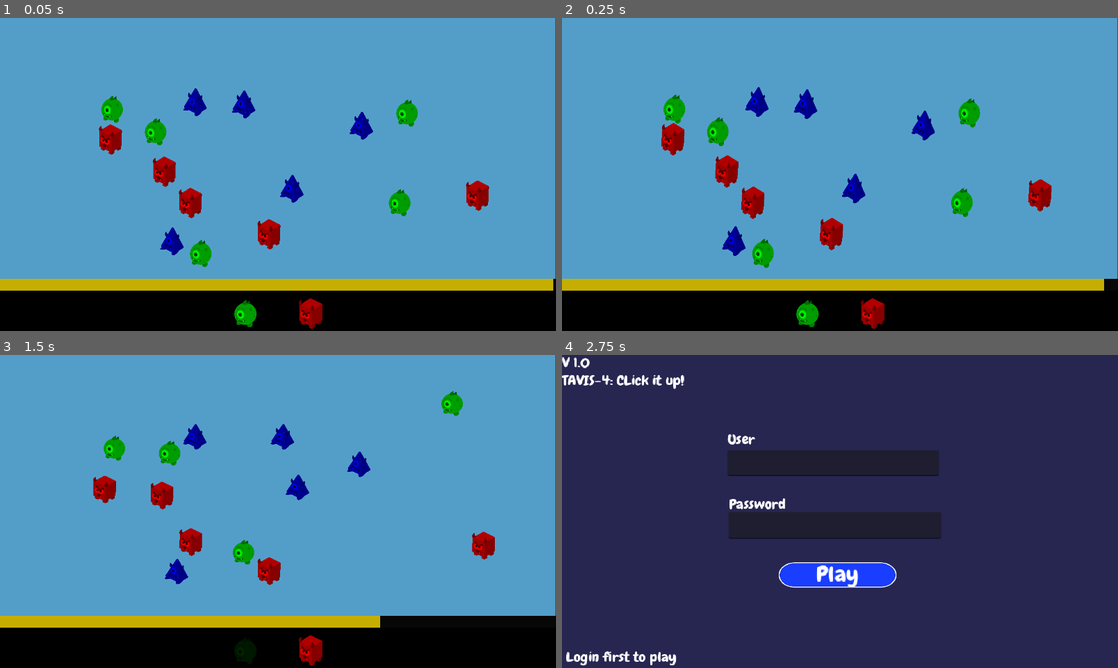
Above: before the commit, frames 1-4 (two rows, left to right).
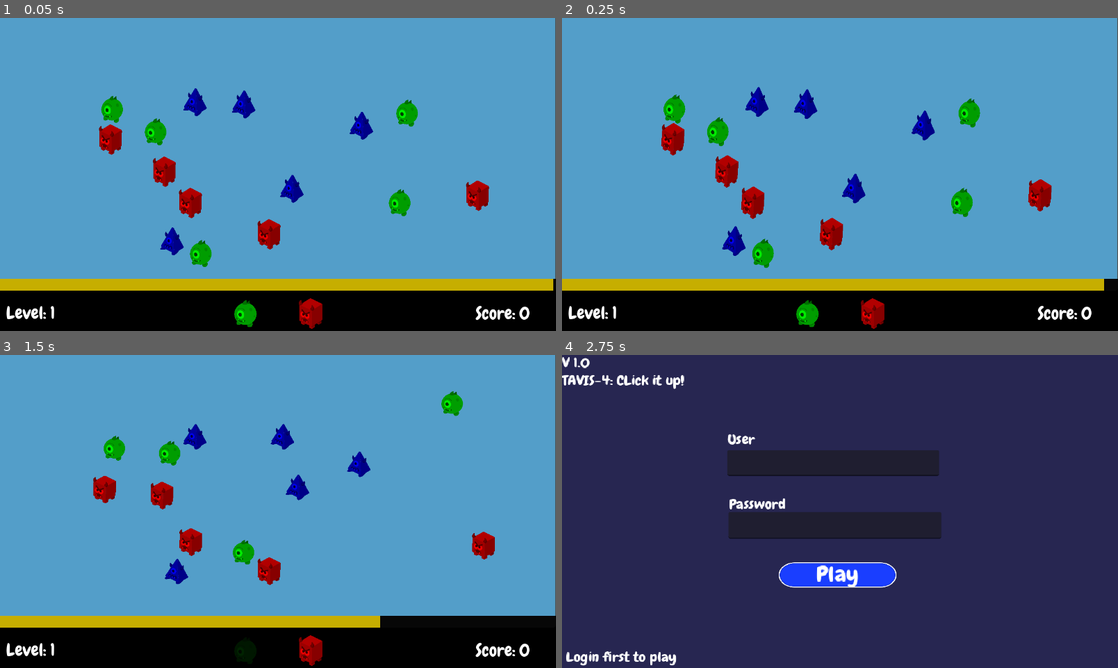
Above: after the commit, the same moments.

Repository: Hunter-Soft/Prototipo-MonstrosSA
Game: Godot game, scene res://Scenes/Level01Test.tscn
Same seed, same stepped clock (60 frames per second), same inputs: the game is played once before the commit and once after it. This scene is started directly instead of the project's main scene.
Inputs (mouse positions are in pixels of both pictures, inside the frame that each line leads up to):
- Up to frame 1 (0.05 s): no input
- Up to frame 2 (0.25 s): no input
- Up to frame 3 (1.5 s): tap Enter (ui_accept) at 0.5 s; drag from (111, 477) to (400, 539) at 0.52 s; drag from (355, 492) to (105, 486) at 1.27 s
- Up to frame 4 (2.75 s): move the mouse to (1045, 549) at 2.02 s; tap Tab (login) at 2.1 s; click (1045, 549) at 2.17 s

The runs differ from the first frame. In frame 1, 0.4% of the frame differs, in the area x 1-96%, y 92-97%; in frame 2, 0.4%; in frame 3, 0.4%; in frame 4, nothing differs.

Commit message:
UI adicionada

Diff:
--- a/tavis_4_project/Scenes/Level01Test.tscn
+++ b/tavis_4_project/Scenes/Level01Test.tscn
@@ -107,6 +107,24 @@
 offset_bottom = 741.0
 color = Color(0, 0, 0, 1)
 
+[node name="Level" type="Label" parent="." unique_id=1824954970]
+offset_left = 14.0
+offset_top = 652.0
+offset_right = 127.0
+offset_bottom = 705.0
+theme_override_fonts/font = ExtResource("15_s1wt5")
+theme_override_font_sizes/font_size = 40
+text = "Level: 1"
+
+[node name="Score" type="Label" parent="." unique_id=1940151498]
+offset_left = 1095.0
+offset_top = 653.0
+offset_right = 1220.0
+offset_bottom = 706.0
+theme_override_fonts/font = ExtResource("15_s1wt5")
+theme_override_font_sizes/font_size = 40
+text = "Score: 0"
+
 [node name="Game_Over" type="CanvasLayer" parent="." unique_id=469819052]
 layer = 2
 visible = false
--- a/tavis_4_project/Scenes/gameManager.gd
+++ b/tavis_4_project/Scenes/gameManager.gd
@@ -6,6 +6,8 @@
 @onready var click_sound: AudioStreamPlayer = $ClickSound
 @onready var complete_sound: AudioStreamPlayer = $CompleteSound
 @onready var wrong_sound: AudioStreamPlayer = $WrongSound
+@onready var level_label: Label = $Level
+@onready var score_label: Label = $Score
 
 #@onready var delivery_area: DeliveryZone = $DeliveryArea
 #@onready var delivery_zone: CollisionShape2D = $DeliveryArea/DeliveryZone
@@ -17,6 +19,8 @@
 @export var time_regen: float = 10
 
 var current_phase := 1
+var level: int = 1
+var score: int = 0
 
 # Called when the node enters the scene tree for the first time.
 func _ready() -> void:
@@ -30,6 +34,9 @@
 	order_manager.connect("completed_order", func():
 		complete_sound.play()
 		current_phase += 1
+		level += 1
+		score += 10
+		updateUI()
 		updateDifficulty()
 		await get_tree().process_frame
 		spawner_component.checkTypeNumber()
@@ -46,7 +53,12 @@
 	#order_manager.connect("completed_order", spawner_component.resetSpawner)
 	#delivery_area.just_slotted.connect(delivery_area.getMonsterAttributes)
 	#delivery_area.just_unslotted.connect(delivery_area.removeMonsterAttributes)
+	updateUI()
 	pass
+
+func updateUI():
+	level_label.text = "Level: " + str(level)
+	score_label.text = "Score: " + str(score)
 
 func updateDifficulty() -> void:
 	if current_phase < 5:
--- /dev/null
+++ b/tavis_4_project/brain_pack/text/new_font_file.tres
@@ -0,0 +1,52 @@
+[gd_resource type="FontFile" format=3 uid="uid://3xxns7micyn8"]
+
+[ext_resource type="FontFile" uid="uid://vpugeo7khh26" path="res://brain_pack/text/Chewy-Regular.ttf" id="1_k5y5g"]
+
+[resource]
+resource_local_to_scene = true
+fallbacks = Array[Font]([ExtResource("1_k5y5g")])
+cache/0/variation_coordinates = {}
+cache/0/face_index = 0
+cache/0/embolden = 0.0
+cache/0/transform = Transform2D(1, 0, 0, 1, 0, 0)
+cache/0/spacing_top = 0
+cache/0/spacing_bottom = 0
+cache/0/spacing_space = 0
+cache/0/spacing_glyph = 0
+cache/0/baseline_offset = 0.0
+cache/0/16/0/ascent = 0.0
+cache/0/16/0/descent = 0.0
+cache/0/16/0/underline_position = 0.0
+cache/0/16/0/underline_thickness = 0.0
+cache/0/16/0/scale = 1.0
+cache/0/16/0/kerning_overrides/16/0 = Vector2(0, 0)
+cache/0/16/0/kerning_overrides/20/0 = Vector2(0, 0)
+cache/0/16/0/kerning_overrides/30/0 = Vector2(0, 0)
+cache/0/16/0/kerning_overrides/28/0 = Vector2(0, 0)
+cache/0/20/0/ascent = 0.0
+cache/0/20/0/descent = 0.0
+cache/0/20/0/underline_position = 0.0
+cache/0/20/0/underline_thickness = 0.0
+cache/0/20/0/scale = 1.0
+cache/0/20/0/kerning_overrides/16/0 = Vector2(0, 0)
+cache/0/20/0/kerning_overrides/20/0 = Vector2(0, 0)
+cache/0/20/0/kerning_overrides/30/0 = Vector2(0, 0)
+cache/0/20/0/kerning_overrides/28/0 = Vector2(0, 0)
+cache/0/30/0/ascent = 0.0
+cache/0/30/0/descent = 0.0
+cache/0/30/0/underline_position = 0.0
+cache/0/30/0/underline_thickness = 0.0
+cache/0/30/0/scale = 1.0
+cache/0/30/0/kerning_overrides/16/0 = Vector2(0, 0)
+cache/0/30/0/kerning_overrides/20/0 = Vector2(0, 0)
+cache/0/30/0/kerning_overrides/30/0 = Vector2(0, 0)
+cache/0/30/0/kerning_overrides/28/0 = Vector2(0, 0)
+cache/0/28/0/ascent = 0.0
+cache/0/28/0/descent = 0.0
+cache/0/28/0/underline_position = 0.0
+cache/0/28/0/underline_thickness = 0.0
+cache/0/28/0/scale = 1.0
+cache/0/28/0/kerning_overrides/16/0 = Vector2(0, 0)
+cache/0/28/0/kerning_overrides/20/0 = Vector2(0, 0)
+cache/0/28/0/kerning_overrides/30/0 = Vector2(0, 0)
+cache/0/28/0/kerning_overrides/28/0 = Vector2(0, 0)
